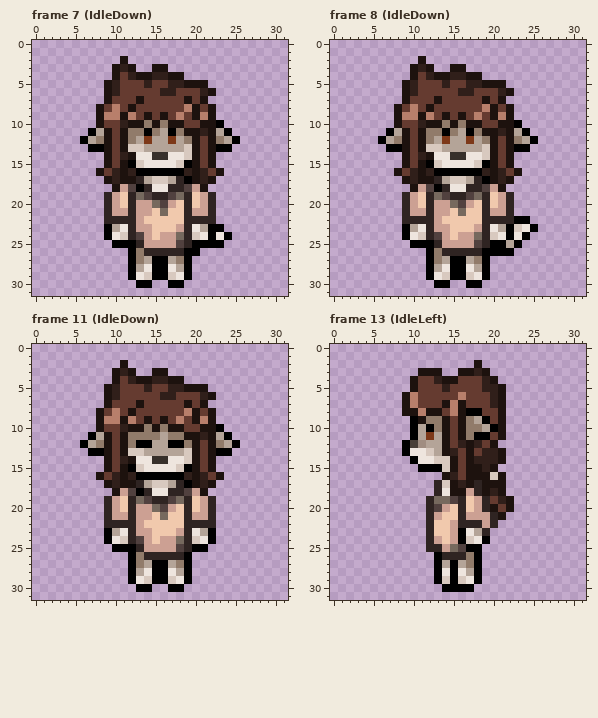
One commit to this pixel-art file: art/OV/Mira/Miraov.aseprite. This is how it looked before the edit.
32x32 pixels, 83 frames. Colours within 5 levels of each other are drawn and written as one. Shown: frame 7 (IdleDown), frame 8 (IdleDown), frame 11 (IdleDown), frame 13 (IdleLeft). The commit also changed other frames, which this record leaves out.
And afterwards:
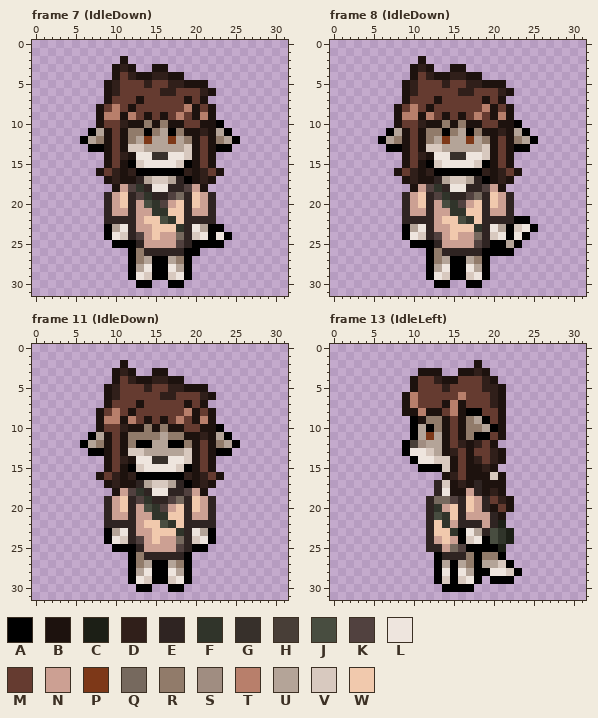
Palette (. is transparent): A #000000  B #1d120e  C #1c1f16  D #301f1a  E #2f2422  F #30342a  G #37302b  H #483e37  J #484d40  K #51413f  L #eee5de  M #653b30  N #cca093  P #7d3818  Q #76695e  R #917b6a  S #a08d81  T #b87f6b  U #b4a498  V #d8c9bf  W #f1c9ad
From old to new:
{"change": "layer \"Tail\" now shown"}
{"change": "layer \"Bag\" now shown"}
{"where": "frame 7 (IdleDown), layer \"Bag\""}
{"frame":7,"y":18,"x":13,"old":"A","new":"F"}
{"frame":7,"y":19,"x":13,"old":"QK","new":"KF"}
{"frame":7,"y":20,"x":14,"old":"NQ","new":"JF"}
{"frame":7,"y":21,"x":15,"old":"WQ","new":"FF"}
{"frame":7,"y":22,"x":16,"old":"WW","new":"JF"}
{"frame":7,"y":23,"x":18,"old":"N","new":"F"}
{"where": "frame 8 (IdleDown), layer \"Bag\""}
{"frame":8,"y":18,"x":13,"old":"A","new":"F"}
{"frame":8,"y":19,"x":13,"old":"QK","new":"KF"}
{"frame":8,"y":20,"x":14,"old":"NQ","new":"JF"}
{"frame":8,"y":21,"x":15,"old":"WQ","new":"FF"}
{"frame":8,"y":22,"x":16,"old":"WW","new":"JF"}
{"frame":8,"y":23,"x":18,"old":"N","new":"F"}
{"where": "frame 11 (IdleDown), layer \"Bag\""}
{"frame":11,"y":18,"x":13,"old":"A","new":"F"}
{"frame":11,"y":19,"x":13,"old":"QK","new":"KF"}
{"frame":11,"y":20,"x":14,"old":"NQ","new":"JF"}
{"frame":11,"y":21,"x":15,"old":"WQ","new":"FF"}
{"frame":11,"y":22,"x":16,"old":"WW","new":"JF"}
{"frame":11,"y":23,"x":18,"old":"N","new":"F"}
{"where": "frame 13 (IdleLeft), layers \"Bag\", \"Tail\", \"Base\""}
{"frame":13,"y":13,"x":19,"old":"D","new":"M"}
{"frame":13,"y":14,"x":19,"old":"D","new":"M"}
{"frame":13,"y":20,"x":13,"old":"K","new":"F"}
{"frame":13,"y":21,"x":13,"old":"NW","new":"JF"}
{"frame":13,"y":22,"x":14,"old":"W","new":"F"}
{"frame":13,"y":22,"x":21,"old":".","new":"C"}
{"frame":13,"y":23,"x":15,"old":"N","new":"F"}
{"frame":13,"y":23,"x":20,"old":"...","new":"JFC"}
{"frame":13,"y":24,"x":20,"old":"...","new":"JFC"}
{"frame":13,"y":25,"x":19,"old":"...","new":"AAC"}
{"frame":13,"y":26,"x":19,"old":"...","new":"RRA"}
{"frame":13,"y":27,"x":19,"old":"....","new":"UUVA"}
{"frame":13,"y":28,"x":19,"old":".....","new":"ALLVA"}
{"frame":13,"y":29,"x":20,"old":"...","new":"AAA"}
{"label":"changed","picture_box":[136,184,184,232]}
{"label":"changed","picture_box":[434,184,482,232]}
{"label":"changed","picture_box":[136,488,184,536]}
{"label":"changed","picture_box":[482,448,490,464]}
{"label":"changed","picture_box":[434,504,522,584]}
